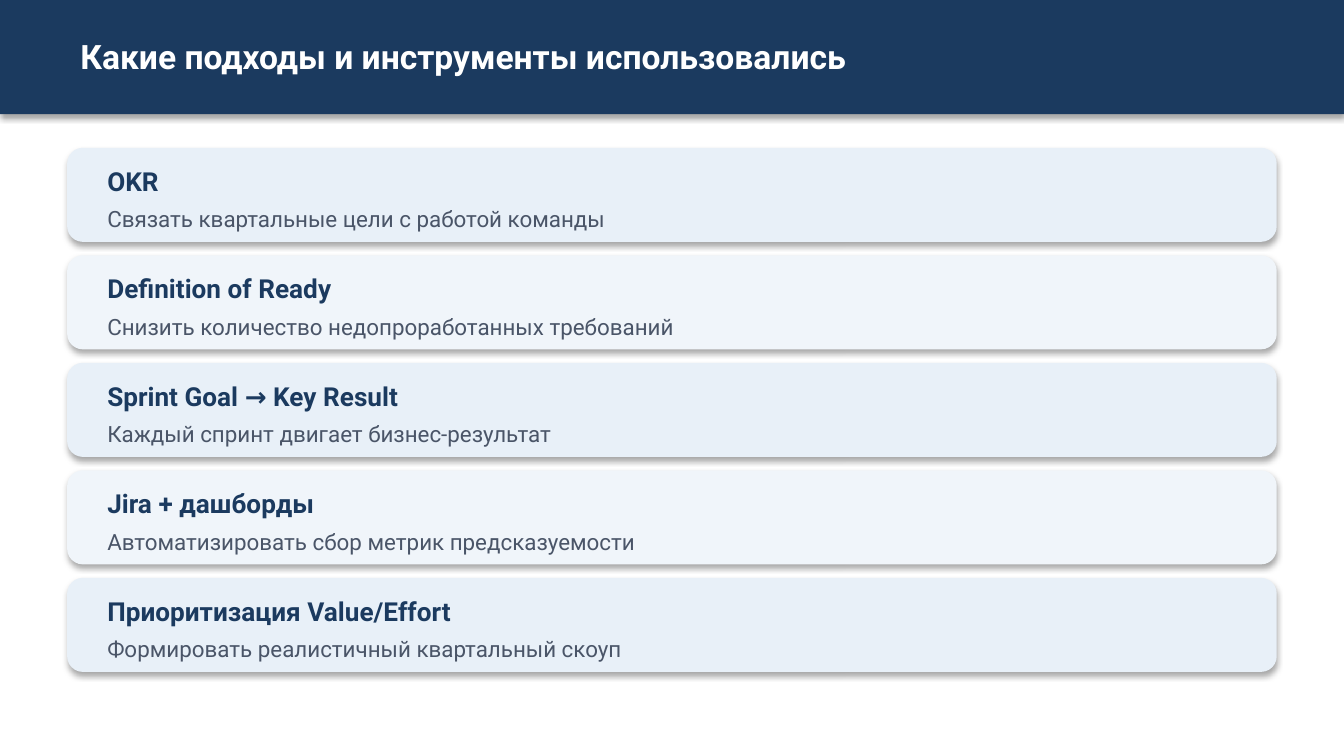
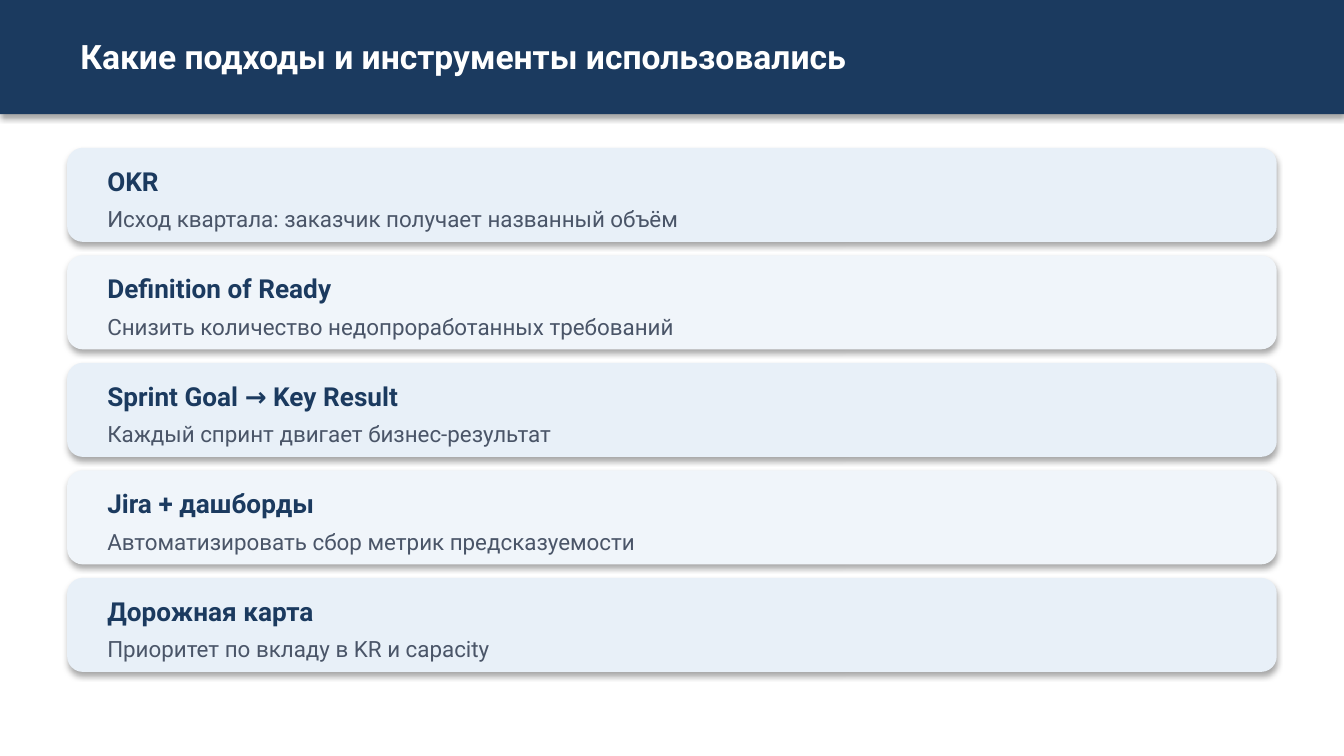
Before and after one commit to camelot270/otus_work, a slide deck: slide 6 of docs/Zashita_proekta_Skvoznoe_planirovanie.pptx. Drawn at 1344x756 pixels with LibreOffice and Linux fonts; fonts in the diff are those of the drawing. Boxes give left, top, right and bottom in pixels: in the first picture for what was removed or moved away, otherwise in the second. Text is boxed around its words. In the diff, an @@ line names an element or a change of style, - is before the commit and + after.

```diff
--- a/docs/Zashita_proekta_Skvoznoe_planirovanie.pptx
+++ b/docs/Zashita_proekta_Skvoznoe_planirovanie.pptx
@@ text at bbox=[107, 210, 677, 232]: text changed @@
-Связать квартальные цели с работой команды
+Исход квартала: заказчик получает названный объём
@@ text at bbox=[107, 602, 313, 627]: text changed @@
-Приоритизация Value/Effort
+Дорожная карта
@@ text at bbox=[107, 641, 490, 662]: text changed @@
-Формировать реалистичный квартальный скоуп
+Приоритет по вкладу в KR и capacity
```
Also in this commit, not shown: 6 other slides changed.
